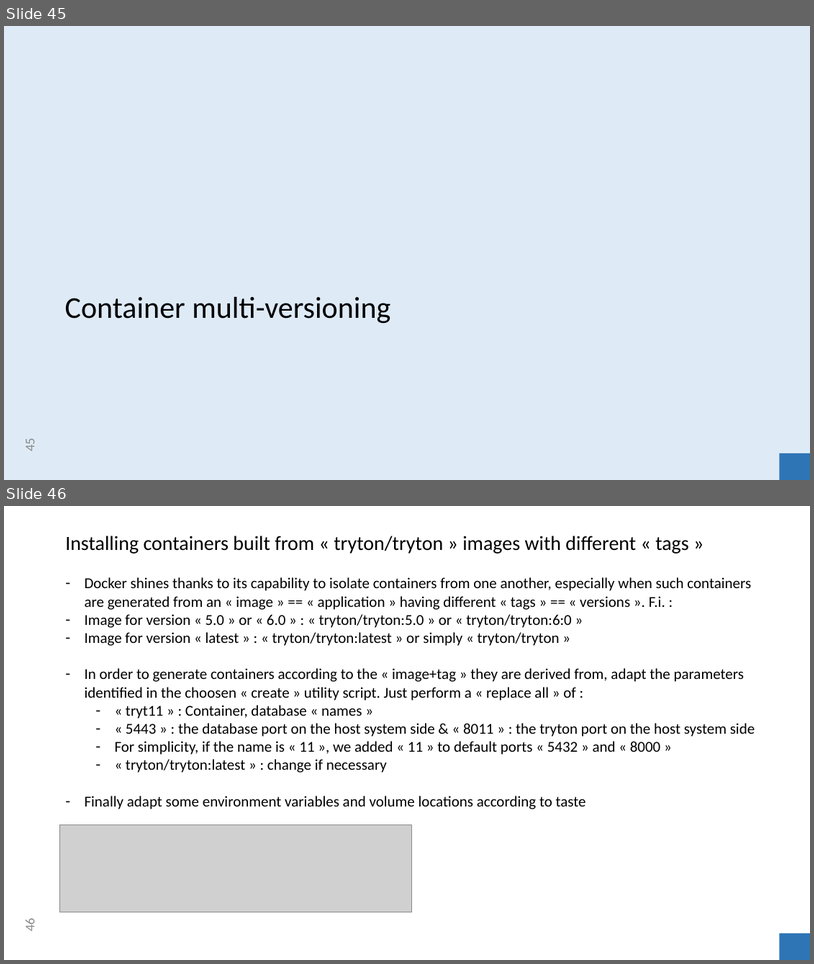
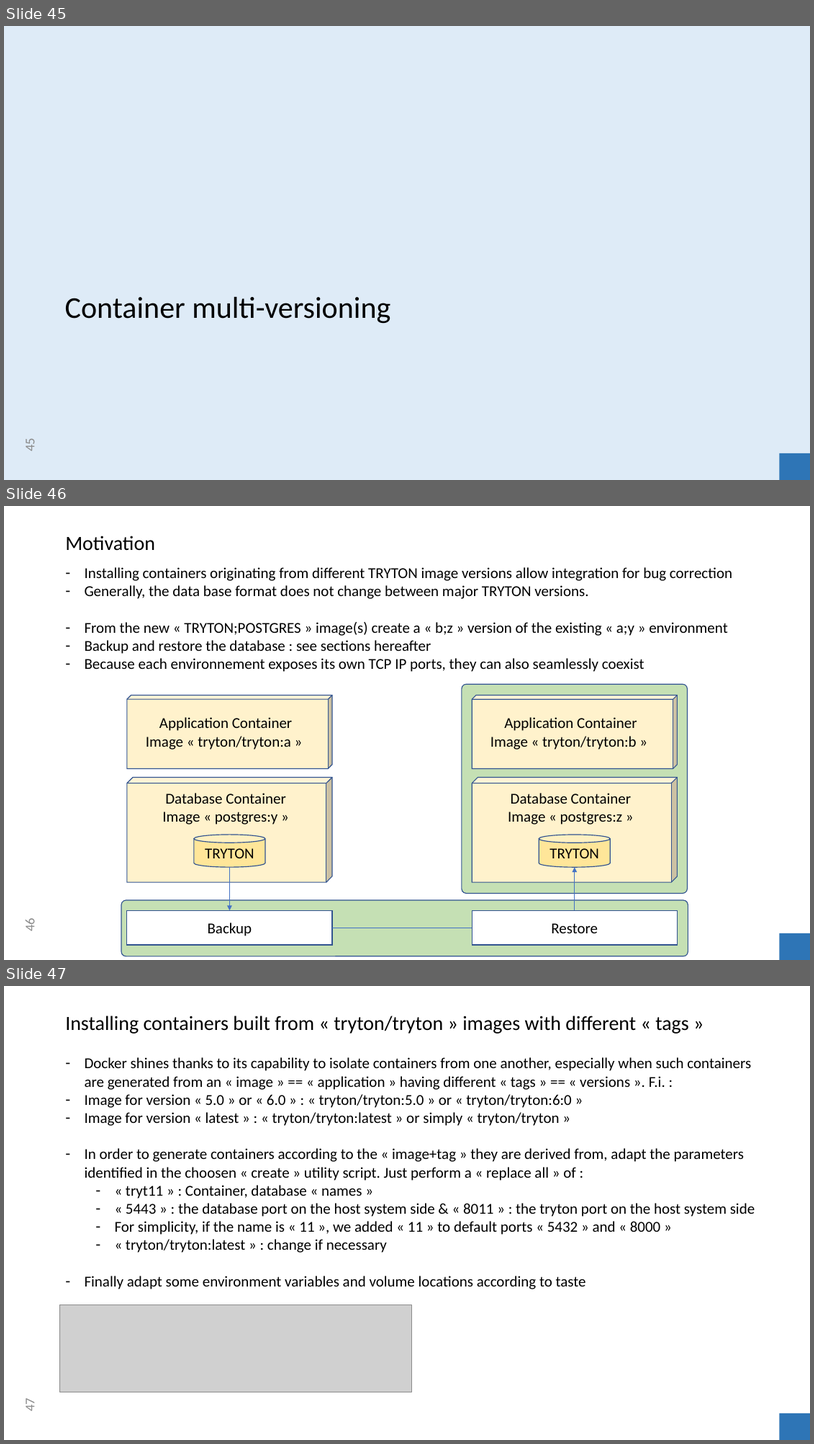
Before and after one commit to clixwise/tryton-by-example, a slide deck: Tryton 6.0 - Doc 00.01 - Installation & administration.pptx. Shown one above the other, each under a label of ours: slides 45 and 46 before the commit, slides 45, 46 and 47 after it. The pictures are 814x964 and 814x1444 pixels, drawn with LibreOffice and Linux fonts; fonts in the diff are those of the drawing; grey boxes stand for pictures. Boxes give left, top, right and bottom in pixels: in the first picture for what was removed or moved away, otherwise in the second. Text is boxed around its words. In the diff, an @@ line names an element or a change of style, - is before the commit and + after.

```diff
--- a/Tryton 6.0 - Doc 00.01 - Installation & administration.pptx
+++ b/Tryton 6.0 - Doc 00.01 - Installation & administration.pptx
@@ slide 46 added at [4, 506, 810, 960], background #FFFFFF @@
@@ title added at [65, 536, 155, 551], 24 pt, text #000000 @@
+Motivation
@@ text added at [85, 567, 733, 672], 18 pt, text #000000 @@
+– Installing containers originating from different TRYTON image versions allow integration for bug correction
+– Generally, the data base format does not change between major TRYTON versions.
+– From the new « TRYTON;POSTGRES » image(s) create a « b;z » version of the existing « a;y » environment
+– Backup and restore the database : see sections hereafter
+– Because each environnement exposes its own TCP IP ports, they can also seamlessly coexist
@@ cube added at [127, 695, 332, 768], fill #FFF2CC, outline #325491 1 pt @@
@@ rounded rectangle added at [462, 684, 687, 893], fill #C5E0B4, outline #325491 1 pt @@
@@ cube added at [472, 695, 677, 769], fill #FFF2CC, outline #325491 1 pt @@
@@ text added at [146, 717, 293, 749], 18 pt, text #000000 @@
+Application Container
+Image « tryton/tryton:a »
@@ text added at [491, 717, 638, 749], 18 pt, text #000000 @@
+Application Container
+Image « tryton/tryton:b »
@@ cube added at [127, 777, 332, 882], fill #FFF2CC, outline #325491 1 pt @@
@@ cube added at [472, 777, 677, 882], fill #FFF2CC, outline #325491 1 pt @@
@@ text added at [162, 793, 286, 824], 18 pt, text #000000 @@
+Database Container
+Image « postgres:y »
@@ text added at [508, 793, 631, 824], 18 pt, text #000000 @@
+Database Container
+Image « postgres:z »
@@ cylinder added at [194, 834, 265, 867], fill #FFE699, outline #325491 1 pt, 18 pt, text #000000 @@
+TRYTON
@@ cylinder added at [540, 834, 611, 867], fill #FFE699, outline #325491 1 pt, 18 pt, text #000000 @@
+TRYTON
@@ arrow added from (229, 867) to (229, 910), #4472C4 0.5 pt @@
@@ arrow added from (575, 910) to (575, 867), #4472C4 0.5 pt @@
@@ rounded rectangle added at [121, 900, 688, 956], fill #C5E0B4, outline #325491 1 pt @@
@@ rectangle added at [127, 910, 332, 944], fill #FFFFFF, outline #325491 1 pt, 18 pt, text #000000 @@
+Backup
@@ rectangle added at [472, 910, 677, 944], fill #FFFFFF, outline #325491 1 pt, 18 pt, text #000000 @@
+Restore
@@ page number added at [22, 919, 39, 931], 16 pt, text #8C8C8C @@
+46
@@ line added from (332, 928) to (472, 928), #4472C4 0.5 pt @@
@@ rectangle added at [780, 933, 810, 960], fill #2E75B6 @@
@@ what was slide 46 is now slide 47 @@
@@ page number at [22, 1399, 39, 1411]: text changed @@
-46
+47
```
Also in this commit, not shown: 2 slides changed, 3 other files.
